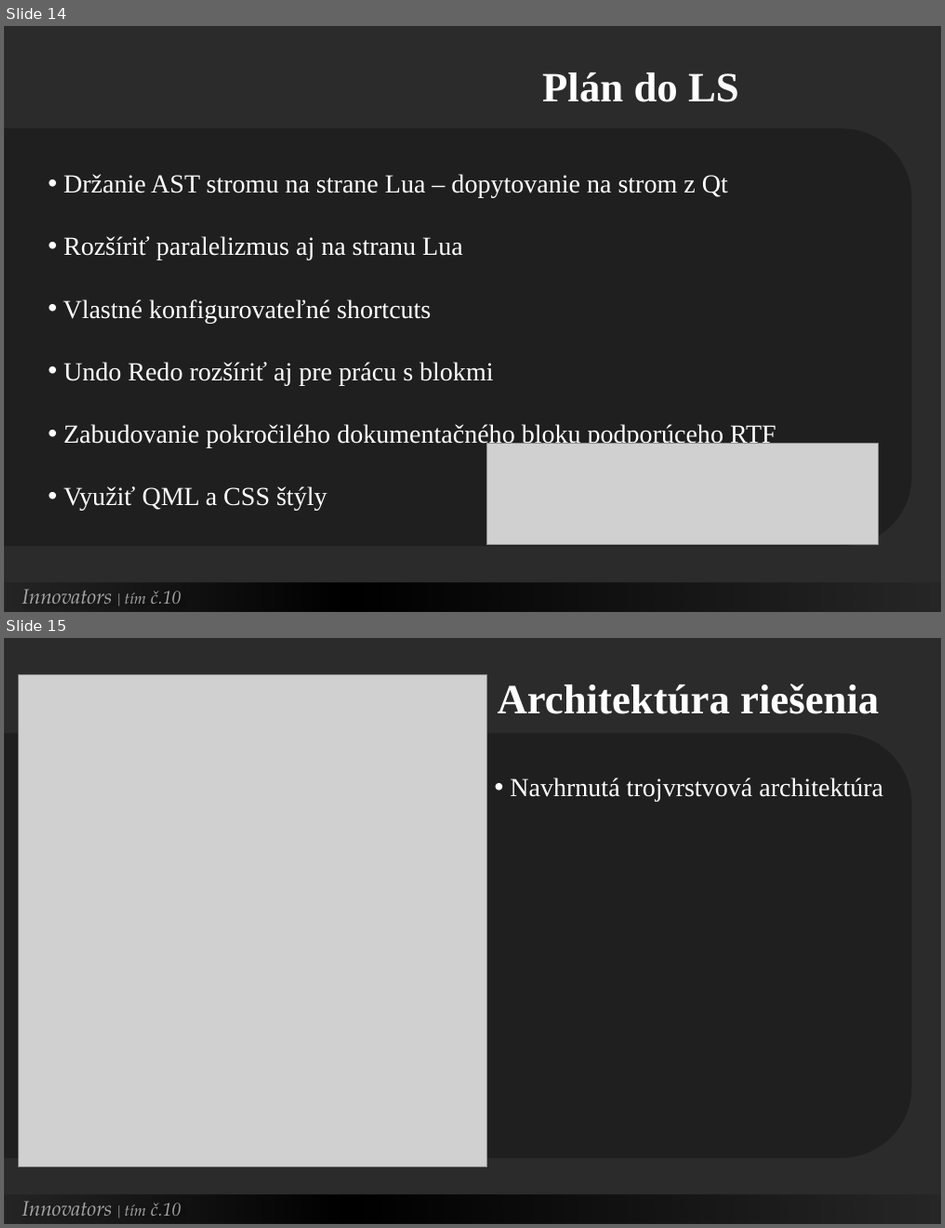
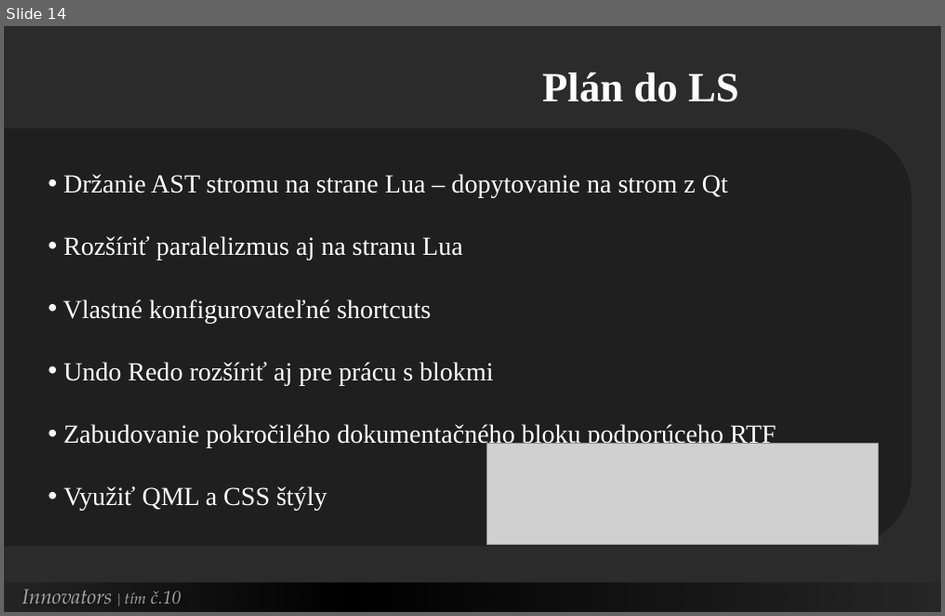
Before and after one commit to Innovators-Team10/Documentation, a slide deck: Dokumentacie/Prezentacie/Innovators.pptx. Shown one above the other, each under a label of ours: slides 14 and 15 before the commit, slide 14 after it. The pictures are 945x1228 and 945x616 pixels, drawn with LibreOffice and Linux fonts; fonts in the diff are those of the drawing; grey boxes stand for pictures; background and template pictures are left out; a plain dark background stands for a picture behind light text. Boxes give left, top, right and bottom in pixels: in the first picture for what was removed or moved away, otherwise in the second. Text is boxed around its words. In the diff, an @@ line names an element or a change of style, - is before the commit and + after.

```diff
--- a/Dokumentacie/Prezentacie/Innovators.pptx
+++ b/Dokumentacie/Prezentacie/Innovators.pptx
@@ slide 15 removed at [4, 638, 941, 1224], background picture (left out) @@
@@ picture removed at [19, 674, 488, 1167] @@
@@ text removed at [498, 684, 879, 714] @@
-Architektúra riešenia
@@ round same rect removed at [4, 734, 913, 1158] @@
@@ text removed at [510, 778, 884, 802] @@
-• Navhrnutá trojvrstvová architektúra
@@ rectangle removed at [4, 1195, 941, 1224] @@
@@ text removed at [22, 1201, 182, 1216] @@
-Innovators | tím č.10
```
